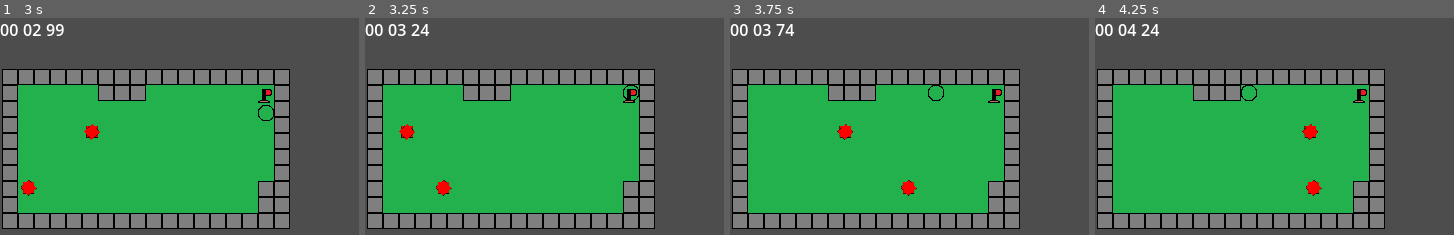
Above: before the commit, frames 1-4 (left to right).
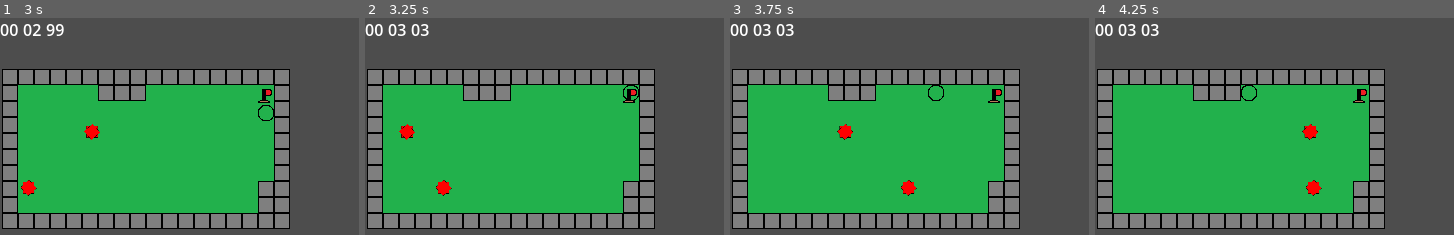
Above: after the commit, the same moments.

Repository: pt80/MobileGame
Game: Godot game, scene res://Scenes/Levels/NeilLevel.tscn
Same seed, same stepped clock (60 frames per second), same inputs: the game is played once before the commit and once after it. This scene is started directly instead of the project's main scene.
Inputs:
- Up to frame 1 (3 s): hold D (right) 0.53-1.28 s; hold S (down) 1.28-2.03 s; hold D (right) 2.03-2.78 s; hold W (up) from 2.78 s (still down)
- Up to frame 2 (3.25 s): keep holding W (up)
- Up to frame 3 (3.75 s): release W (up) at 3.53 s; hold A (left) from 3.53 s (still down)
- Up to frame 4 (4.25 s): keep holding A (left)

Frame 1 is identical in both runs. In frame 2, 0.2% of the frame differs, in the area x 12-18%, y 2-9%; in frame 3, 0.2%; in frame 4, 0.3%, in the area x 8-18%, y 2-9%.

Commit message:
high score check

Diff:
--- a/Scenes/Levels/NeilLevel.tscn
+++ b/Scenes/Levels/NeilLevel.tscn
@@ -4,7 +4,7 @@
 [ext_resource type="PackedScene" uid="uid://dvxpgcsmxdimr" path="res://Scenes/Characters/MainCharacter.tscn" id="3_py15a"]
 [ext_resource type="PackedScene" uid="uid://d318g2sxt2j03" path="res://Scenes/EndPoint.tscn" id="4_7hid3"]
 [ext_resource type="PackedScene" uid="uid://c4srxovnoowrm" path="res://Scenes/Characters/Enemy.tscn" id="4_jktbs"]
-[ext_resource type="Script" path="res://Scenes/Levels/Timer.gd" id="5_djoeo"]
+[ext_resource type="Script" path="res://Scripts/Timer.gd" id="5_djoeo"]
 
 [sub_resource type="TileSetAtlasSource" id="TileSetAtlasSource_368il"]
 texture = ExtResource("2_klciq")
@@ -43,7 +43,7 @@
 physics_layer_0/collision_layer = 1
 sources/0 = SubResource("TileSetAtlasSource_368il")
 
-[node name="Node2D" type="Node2D"]
+[node name="NeilLevel" type="Node2D"]
 
 [node name="TileMap" type="TileMap" parent="."]
 texture_filter = 1
--- a/Scripts/EndPoint.gd
+++ b/Scripts/EndPoint.gd
@@ -1,10 +1,12 @@
 extends Area2D
 
-
-# Called when the node enters the scene tree for the first time.
-func _ready():
-	pass # Replace with function body.
+@onready var timer = $"../../Timer"
 
 func _on_body_entered(body):
 	if body.name == "MainCharacter":
+		timer.set_process(false)
+		print(timer.time)
 		print('level complete')
+		if LevelInfo.Metadata[get_tree().current_scene.name]['high score'] > timer.time:
+			LevelInfo.Metadata[get_tree().current_scene.name]['high score'] = timer.time
+			print('new high score')
--- a/Scripts/LevelInfo.gd
+++ b/Scripts/LevelInfo.gd
@@ -4,13 +4,13 @@
 	"DakotaLevel":{
 		'scene': "res://Scenes/Levels/DakotaLevel.tscn",
 		'image': "res://Images/LevelImage.png",
-		'high score': 0,
+		'high score': 9999,
 		'unlocked': true
 	},
 	"NeilLevel":{
 		'scene': "res://Scenes/Levels/NeilLevel.tscn",
 		'image': "res://Images/MainMenuBackground.png",
-		'high score': 0,
+		'high score': 9999,
 		'unlocked': true
 	}
 }
--- a/Scenes/Levels/Timer.gd
+++ b/Scripts/Timer.gd
@@ -19,5 +19,3 @@
 	minutesLabel.text = "%02d" % minutes
 	secondsLabel.text = "%02d" % seconds
 	milisecondsLabel.text = "%02d" % milliseconds
-
-	print(time)
